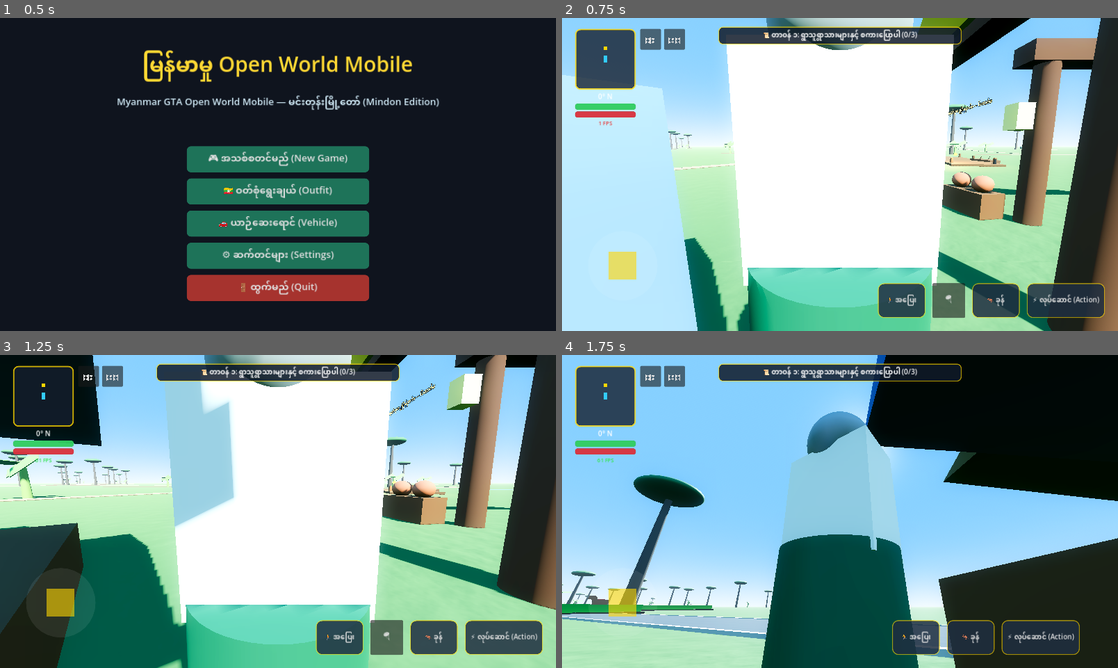
Above: before the commit, frames 1-4 (two rows, left to right).
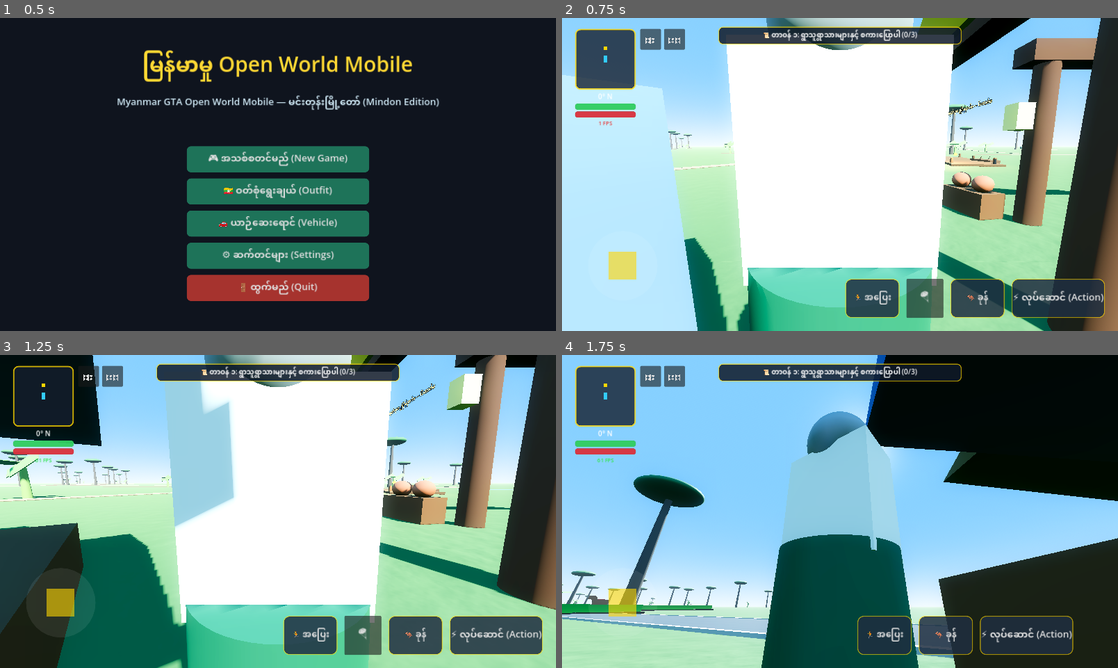
Above: after the commit, the same moments.

Repository: sudohlaingwin/gta-open-world
Game: Godot game, scene res://scenes/main_menu.tscn
Two runs of this game, one before a commit and one after it. Both use one fixed random seed, a clock stepped at 60 frames per second and the inputs below.
Inputs (mouse positions are in pixels of both pictures, inside the frame that each line leads up to):
- Up to frame 1 (0.5 s): no input
- Up to frame 2 (0.75 s): click "🎮 အသစ်စတင်မည် (New Game)" at 0.5 s
- Up to frame 3 (1.25 s): no input
- Up to frame 4 (1.75 s): drag from (628, 611) to (895, 442) at 1.27 s

Frame 1 is identical in both runs. In frame 2, 3.4% of the frame differs, in the area x 50-98%, y 83-96%; in frame 3, 3.4%; in frame 4, 2.6%.

Commit message:
feat(slice-168): PUBG mobile touch action controls (600px cluster) scaling overhaul

Diff:
--- a/scenes/mobile_touch_hud.tscn
+++ b/scenes/mobile_touch_hud.tscn
@@ -442,8 +442,8 @@
 anchor_top = 1.0
 anchor_right = 1.0
 anchor_bottom = 1.0
-offset_left = -520.0
-offset_top = -110.0
+offset_left = -600.0
+offset_top = -120.0
 offset_right = -30.0
 offset_bottom = -30.0
 grow_horizontal = 0
@@ -451,26 +451,29 @@
 theme_override_constants/separation = 16
 
 [node name="SprintBtn" type="Button" parent="ActionContainer"]
-custom_minimum_size = Vector2(110, 65)
+custom_minimum_size = Vector2(125, 75)
 layout_mode = 2
+theme_override_font_sizes/font_size = 20
 theme_override_styles/normal = SubResource("StyleBoxFlat_btn")
 text = "🏃 အပြေး"
 
 [node name="ChuteBtn" type="Button" parent="ActionContainer"]
-custom_minimum_size = Vector2(75, 75)
+custom_minimum_size = Vector2(85, 85)
 layout_mode = 2
-theme_override_font_sizes/font_size = 18
+theme_override_font_sizes/font_size = 24
 text = "🪂"
 
 [node name="JumpBtn" type="Button" parent="ActionContainer"]
-custom_minimum_size = Vector2(110, 65)
+custom_minimum_size = Vector2(125, 75)
 layout_mode = 2
+theme_override_font_sizes/font_size = 20
 theme_override_styles/normal = SubResource("StyleBoxFlat_btn")
 text = "🦘 ခုန်"
 
 [node name="InteractBtn" type="Button" parent="ActionContainer"]
-custom_minimum_size = Vector2(180, 65)
+custom_minimum_size = Vector2(200, 75)
 layout_mode = 2
+theme_override_font_sizes/font_size = 22
 theme_override_styles/normal = SubResource("StyleBoxFlat_btn")
 text = "⚡ လုပ်ဆောင်"
 
Not shown, changed: COLLAB.md
